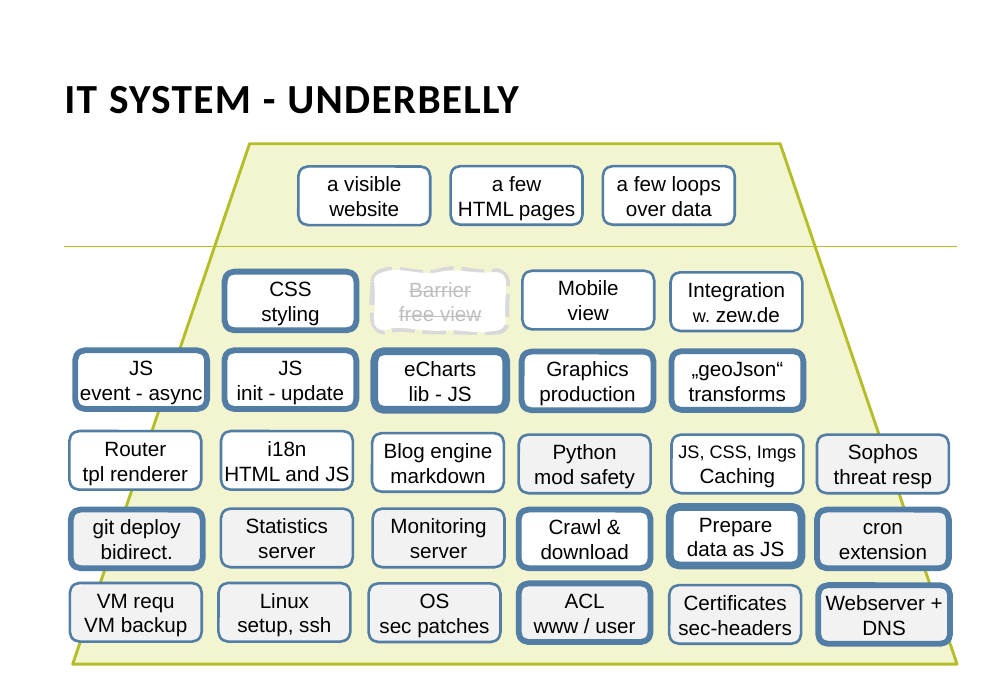
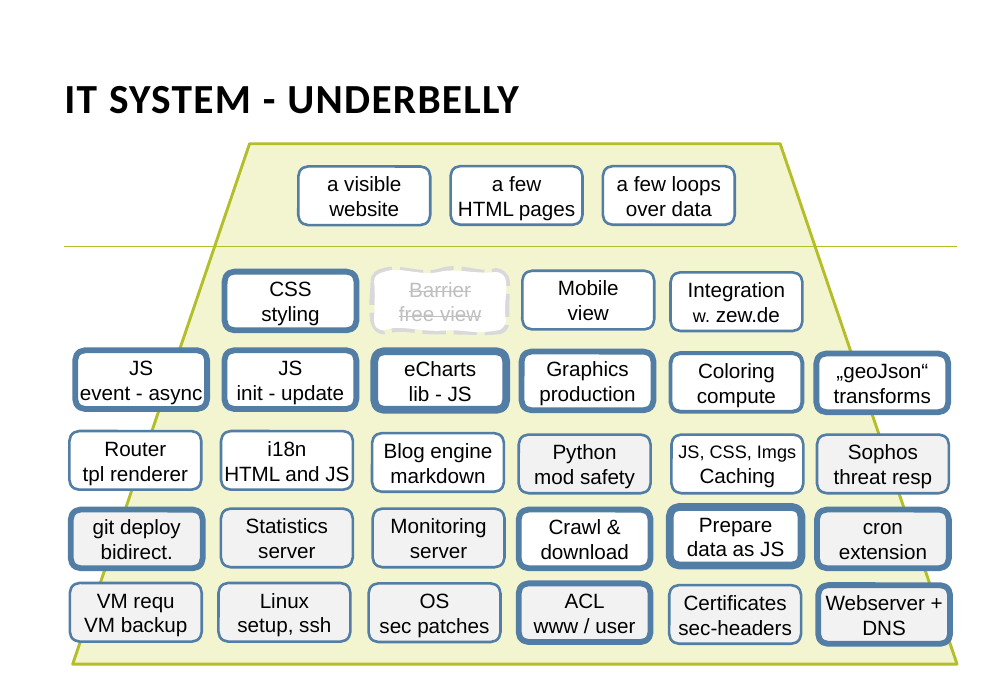
Before and after one commit to pbberlin/ecb-monitor-website, a slide deck: slide 4 of doc/architecture.pptx. Drawn at 1008x698 pixels with LibreOffice and Linux fonts; fonts in the diff are those of the drawing; background and template pictures are left out. Boxes give left, top, right and bottom in pixels: in the first picture for what was removed or moved away, otherwise in the second. Text is boxed around its words. In the diff, an @@ line names an element or a change of style, - is before the commit and + after.

```diff
--- a/doc/architecture.pptx
+++ b/doc/architecture.pptx
@@ rounded rectangle added at [671,353,803,411], fill #FFFFFF, outline #527DA4 3 pt, 16 pt, text #000000 @@
+Coloring
+compute
@@ rounded rectangle "„geoJson“ transforms": place and size @@
-rounded rectangle "„geoJson“ transforms" at [672,351,804,410]
+rounded rectangle "„geoJson“ transforms" at [816,354,948,412]
```
Also in this commit, not shown: 9 other files.
